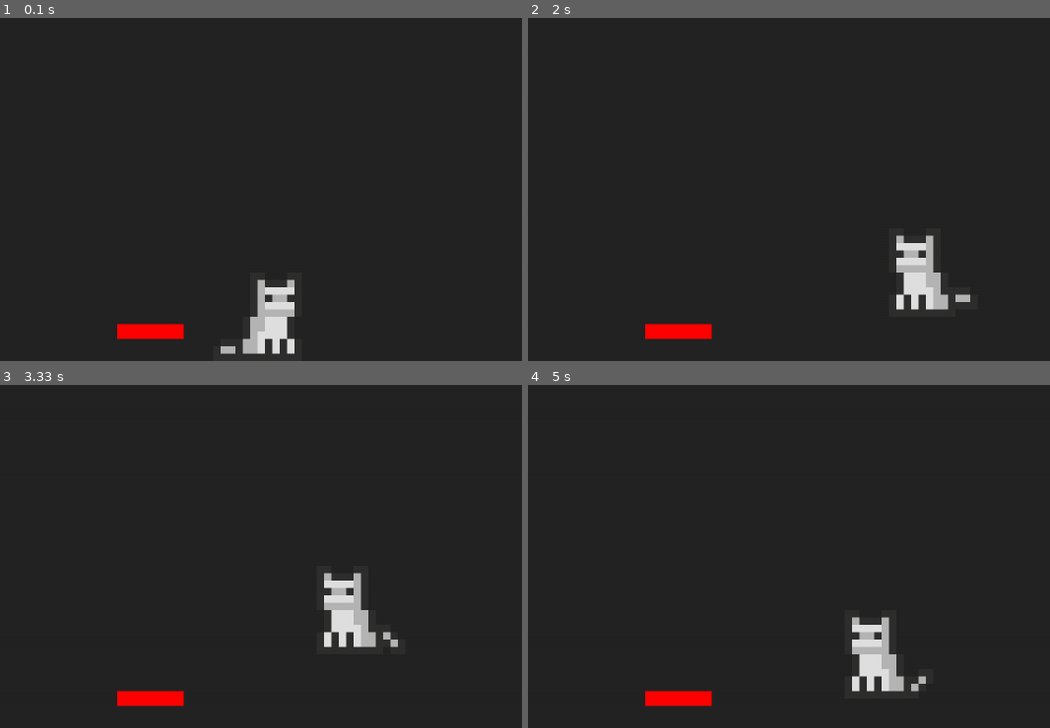
Above: before the commit, frames 1-4 (two rows, left to right).
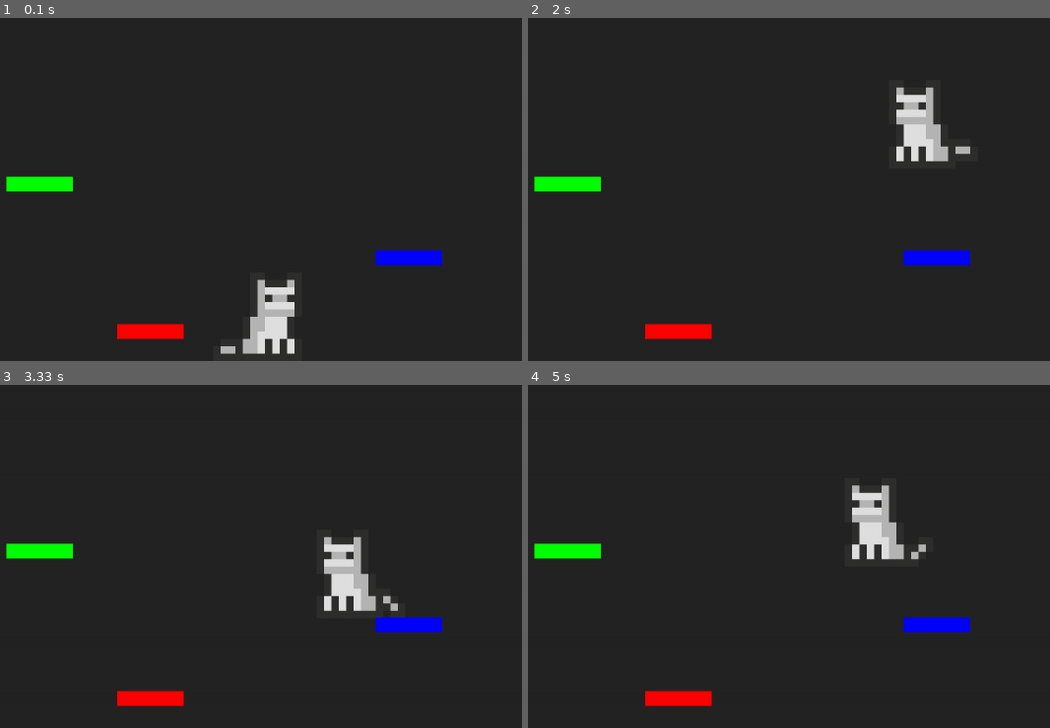
Above: after the commit, the same moments.

Repository: VitruviusTheMighty/Maestro
Game: pygame game, started from portfolio/projects/project-2-joust/salto/joust.py
Two runs of this game, one before a commit and one after it. Both use one fixed random seed, a clock stepped at 60 frames per second and the inputs below.
Inputs:
- Up to frame 1 (0.1 s): no input
- Up to frame 2 (2 s): hold Right 0.33-0.8 s; hold Up 0.83-1.13 s; tap Space at 0.9, 1.23, 1.53, 1.73 s; hold Right 1.17-1.63 s; hold Left from 1.67 s (still down)
- Up to frame 3 (3.33 s): tap Space at 2.03, 2.3, 2.63, 2.93 s; release Left at 2.2 s; hold Down 2.23-2.53 s; hold Left 2.57-2.97 s
- Up to frame 4 (5 s): hold Right 3.4-4.03 s; tap Space at 3.47, 3.77, 4.13, 4.53, 4.83 s; hold Down 4.07-4.43 s; hold Left 4.47-4.93 s; hold Right from 4.97 s (still down)

The runs differ from the first frame. In frame 1, 1.2% of the frame differs, in the area x 1-85%, y 46-73%; in frame 2, 3.9%; in frame 3, 3.5%; in frame 4, 4.2%, in the area x 1-85%, y 29-90%.

Commit message:
Finished joust game

Diff:
--- /dev/null
+++ b/portfolio/projects/project-2-joust/play_game.py
@@ -0,0 +1,3 @@
+from salto.joust import Game
+g = Game()
+g.run()
--- a/portfolio/projects/project-2-joust/salto/box.py
+++ b/portfolio/projects/project-2-joust/salto/box.py
@@ -1,7 +1,11 @@
 from re import S
 import pygame
-from vector import Vector
 import random
+
+try:
+    from vector import Vector
+except:
+    from salto.vector import Vector
 
 class Box(pygame.sprite.Sprite):
 
--- a/portfolio/projects/project-2-joust/salto/joust.py
+++ b/portfolio/projects/project-2-joust/salto/joust.py
@@ -1,9 +1,14 @@
 from pickle import FALSE
 import pygame
 
-from box import Box
-from player import Player
-from vector import Vector
+try:
+    from box import Box
+    from player import Player
+    from vector import Vector
+except:
+    from salto.box import Box
+    from salto.player import Player
+    from salto.vector import Vector
 
 
 class Game:
@@ -17,29 +22,27 @@
 
             self.player_speed = 15
 
-            self.boxes = []
+            self.boxes     = []
+            self.platforms = pygame.sprite.Group()
 
     def handle_collisions(self, player:Player):
 
-        for box in self.boxes:
 
-            collides = pygame.sprite.collide_mask(player, box)
+        hits = pygame.sprite.spritecollide(player , self.platforms, False)
 
-            # print(f"collides? {collides}")
-            if player.v.y > 0:
-                if collides:
-                    if player.onPlatform == False:  # TODO: Reimplement such that onPlatform is specific to box
-                        player.v.y = 0
-                        player.onPlatform = True
-                    player.pos.y = box.rect.y - player.rect.h + 1 # keep them colliding
-                else:
-                    if player.onPlatform:
-                        player.onPlatform = False
+        if hits:
+            for box in self.boxes:
+                collides = pygame.sprite.collide_mask(player, box)
+                # print(f"collides? {collides}")
+                if player.v.y > 0:
+                    if collides:
+                        if not player.onPlatform:  # TODO: Reimplement such that onPlatform is specific to box
+                            player.v.y = 0
+                            player.onPlatform = True
+                        player.pos.y = box.rect.y - player.rect.h + 1 # keep them colliding
 
-            elif player.v.y == 0 and not collides:
-                player.onPlatform = False
-
-
+        else:
+            player.onPlatform = False
 
     def handle_keypress_events(self, event:pygame.event.Event, player:Player):
         if event.type == pygame.KEYDOWN:
@@ -66,6 +69,7 @@
 
         b = Box(color, size.y, size.x, pos.x, pos.y)
         # b.v.x = -1
+        self.platforms.add(b)
         self.boxes.append(b)
 
 
@@ -80,8 +84,8 @@
         player.set_speed(self.player_speed)
 
         self.addbox('red', Vector(90, 20), Vector(500 ,750))
-        # self.addbox('blue', Vector(90, 20), Vector(700 ,650))
-        # self.addbox('green', Vector(90, 20), Vector(300 ,350))
+        self.addbox('blue', Vector(90, 20), Vector(850 ,650))
+        self.addbox('green', Vector(90, 20), Vector(350 ,550))
 
 
 
--- a/portfolio/projects/project-2-joust/salto/player.py
+++ b/portfolio/projects/project-2-joust/salto/player.py
@@ -1,6 +1,11 @@
 import pygame
-from vector import Vector
-from spriteref import CatParams
+
+try:
+    from vector import Vector
+    from spriteref import CatParams
+except:
+    from salto.vector import Vector
+    from salto.spriteref import CatParams
 
 class Player(pygame.sprite.Sprite):
 
--- a/portfolio/projects/project-2-joust/salto/spriteref.py
+++ b/portfolio/projects/project-2-joust/salto/spriteref.py
@@ -1,11 +1,16 @@
 import pygame
 from pygame.transform import scale
 
-from spritesheet_functions import SpriteSheet
+try:
+    from spritesheet_functions import SpriteSheet
+    from vector import Vector
+except:
+    from salto.spritesheet_functions import SpriteSheet
+    from salto.vector import Vector
+
 import time
 import os
 
-from vector import Vector
 
 WHITE = (255,255,255)
 BLACK = (0,0,0)
